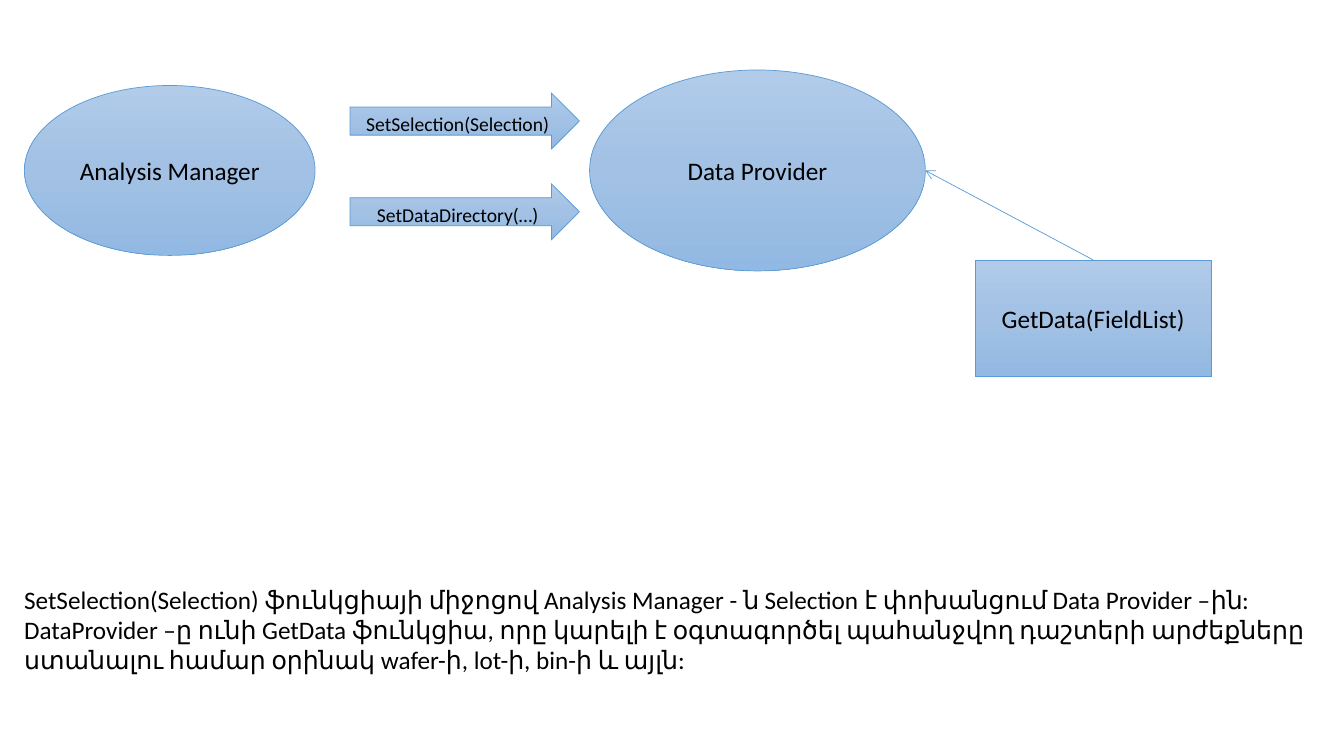
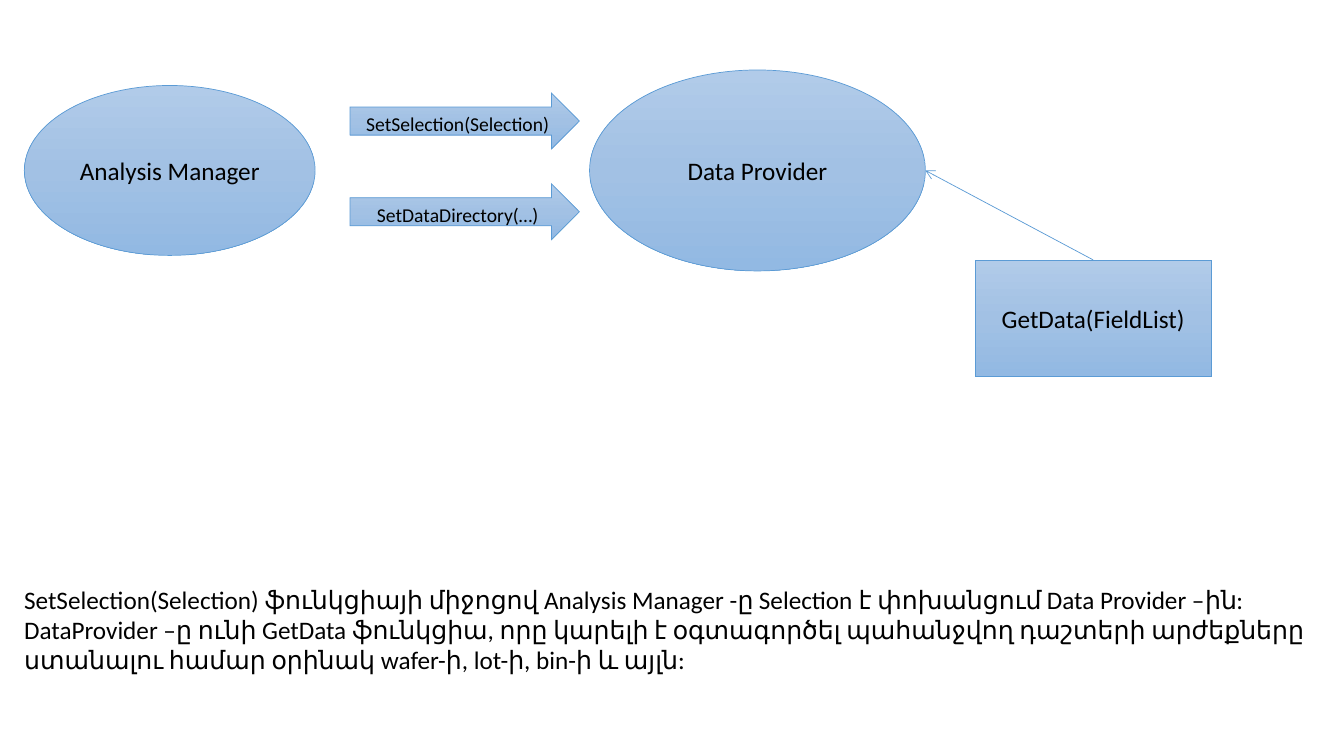
Before and after one commit to Mesrop-Gevorgyan/ATRChipset, a slide deck: slide 7 of Doc/Architecture_slide.pptx. Drawn at 1344x756 pixels with LibreOffice and Linux fonts; fonts in the diff are those of the drawing. Boxes give left, top, right and bottom in pixels: in the first picture for what was removed or moved away, otherwise in the second. Text is boxed around its words. In the diff, an @@ line names an element or a change of style, - is before the commit and + after.

```diff
--- a/Doc/Architecture_slide.pptx
+++ b/Doc/Architecture_slide.pptx
@@ text at box(24, 590, 1237, 615): text changed @@
-SetSelection(Selection) ֆունկցիայի միջոցով Analysis Manager - ն Selection է փոխանցում Data Provider –ին:
+SetSelection(Selection) ֆունկցիայի միջոցով Analysis Manager -ը Selection է փոխանցում Data Provider –ին:
```
Also in this commit, not shown: 2 other slides changed.
